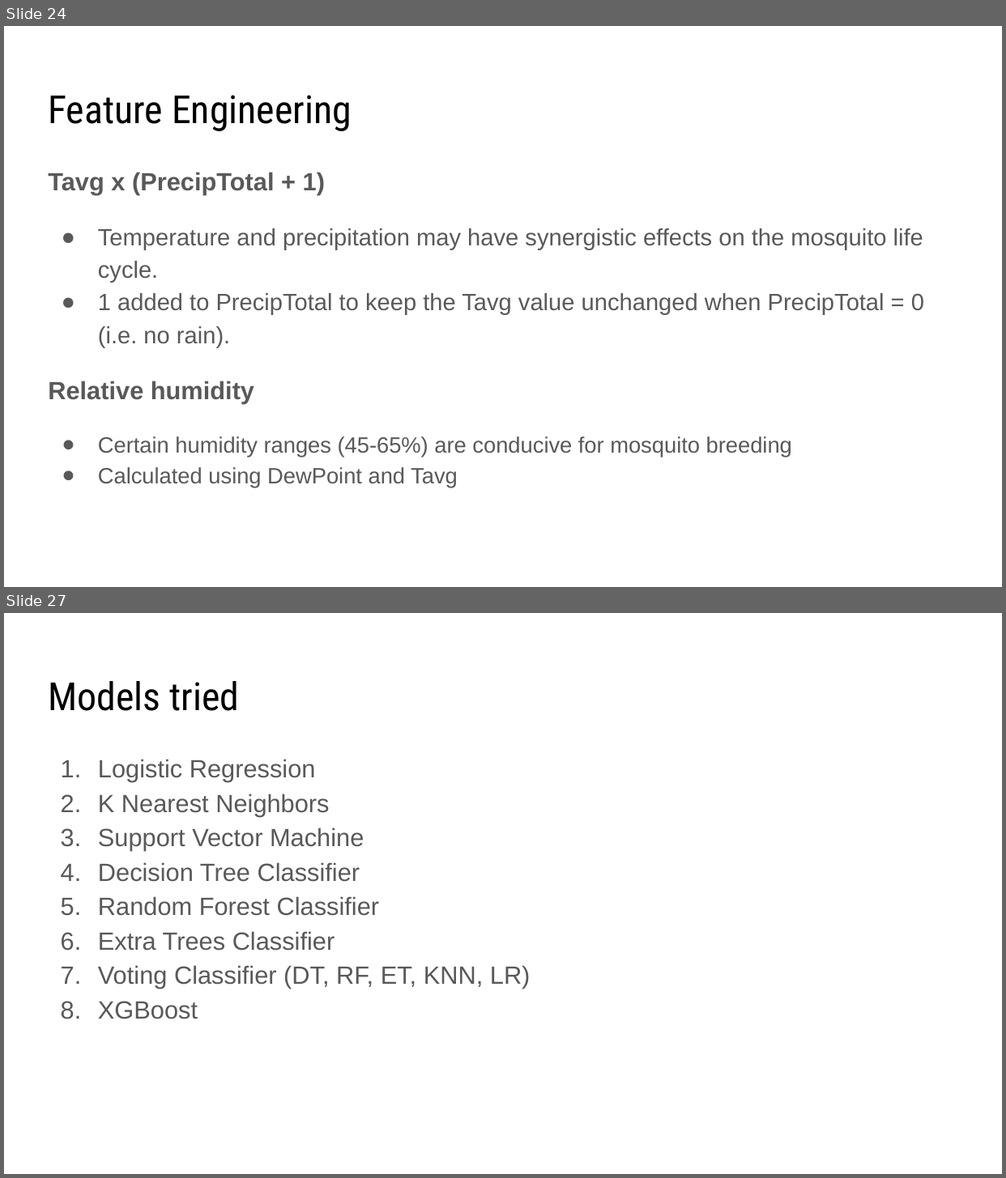
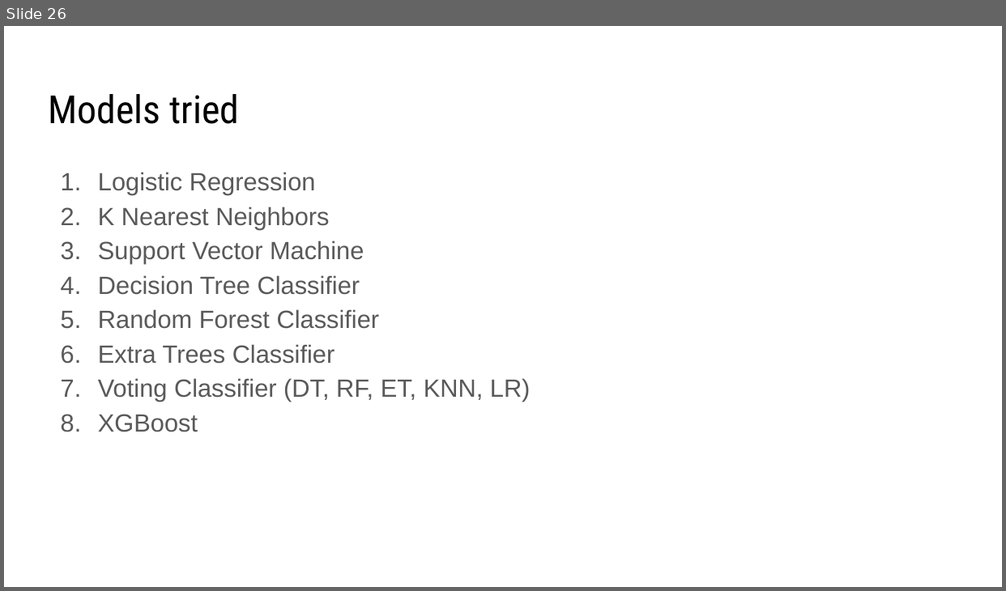
Before and after one commit to zzeniale/West-Nile-Virus-prediction, a slide deck: group_presentation.pptx. Shown one above the other, each under a label of ours: slides 24 and 27 before the commit, slide 26 after it; the slides between them are not shown. The pictures are 1006x1178 and 1006x591 pixels, drawn with LibreOffice and Linux fonts; fonts in the diff are those of the drawing. Boxes give left, top, right and bottom in pixels: in the first picture for what was removed or moved away, otherwise in the second. Text is boxed around its words. In the diff, an @@ line names an element or a change of style, - is before the commit and + after.

```diff
--- a/group_presentation.pptx
+++ b/group_presentation.pptx
@@ slide 24 removed at (x1=4, y1=26, x2=1002, y2=587), background #FFFFFF @@
@@ title removed at (x1=48, y1=95, x2=351, y2=131) @@
-Feature Engineering
@@ text removed at (x1=48, y1=172, x2=924, y2=488) @@
-Tavg x (PrecipTotal + 1)
-● Temperature and precipitation may have synergistic effects on the mosquito life cycle.
-● 1 added to PrecipTotal to keep the Tavg value unchanged when PrecipTotal = 0 (i.e. no rain).
-Relative humidity
-● Certain humidity ranges (45-65%) are conducive for mosquito breeding
-● Calculated using DewPoint and Tavg
@@ what was slide 27 is now slide 26 @@
```
Also in this commit, not shown: 12 slides changed, 3 slides added, 2 other slides removed.
